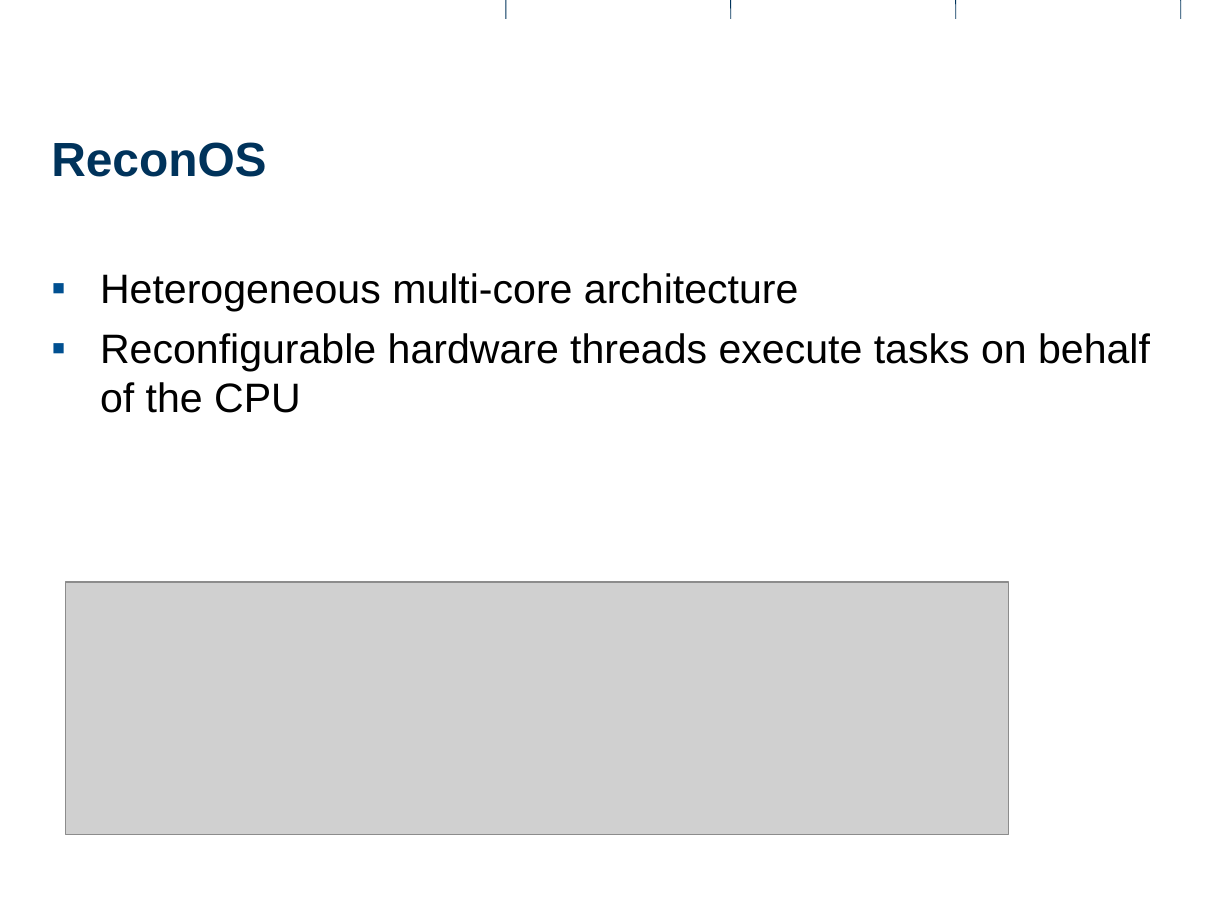
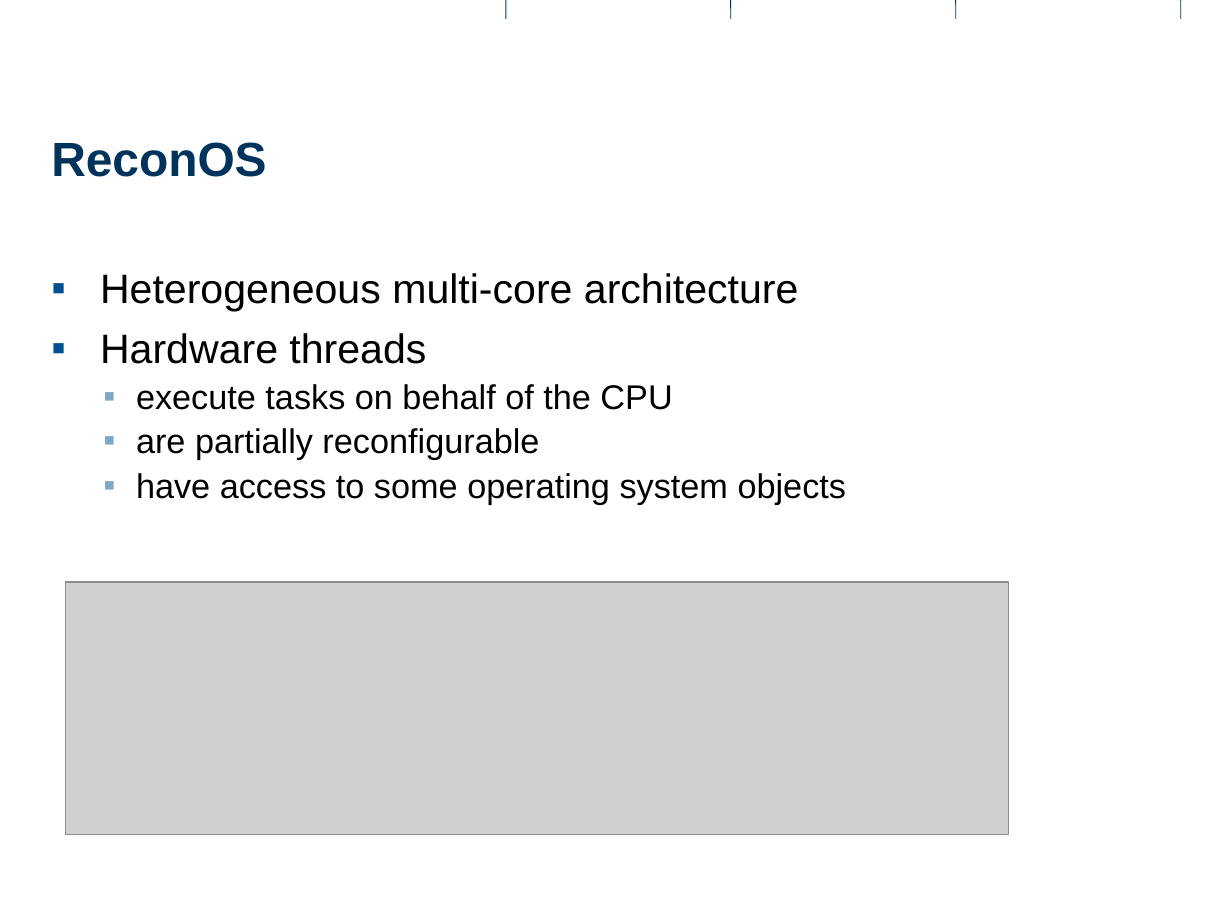
Before and after one commit to rihuber/ma, a slide deck: slide 4 of documents/presentations/intermediate1/intermediate1.odp (slide 5 before the commit). Drawn at 1232x924 pixels with LibreOffice and Linux fonts; fonts in the diff are those of the drawing; grey boxes stand for pictures; background and template pictures are left out. Boxes give left, top, right and bottom in pixels: in the first picture for what was removed or moved away, otherwise in the second. Text is boxed around its words. In the diff, an @@ line names an element or a change of style, - is before the commit and + after.

```diff
--- a/documents/presentations/intermediate1/intermediate1.odp
+++ b/documents/presentations/intermediate1/intermediate1.odp
@@ text at <box>100,333,846,504</box>: text changed; size 24 to 20 pt @@
-▪ Reconfigurable hardware threads execute tasks on behalf of the CPU
+▪ Hardware threads
+  ▪ execute tasks on behalf of the CPU
+  ▪ are partially reconfigurable
+  ▪ have access to some operating system objects
```
Also in this commit, not shown: 10 other slides changed, 5 slides added, 3 slides removed.
